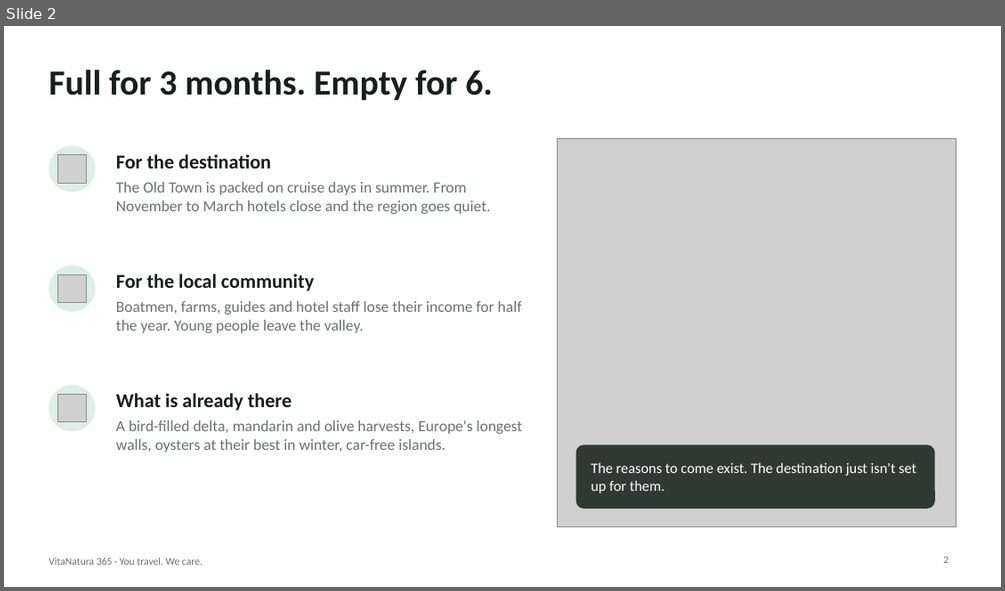
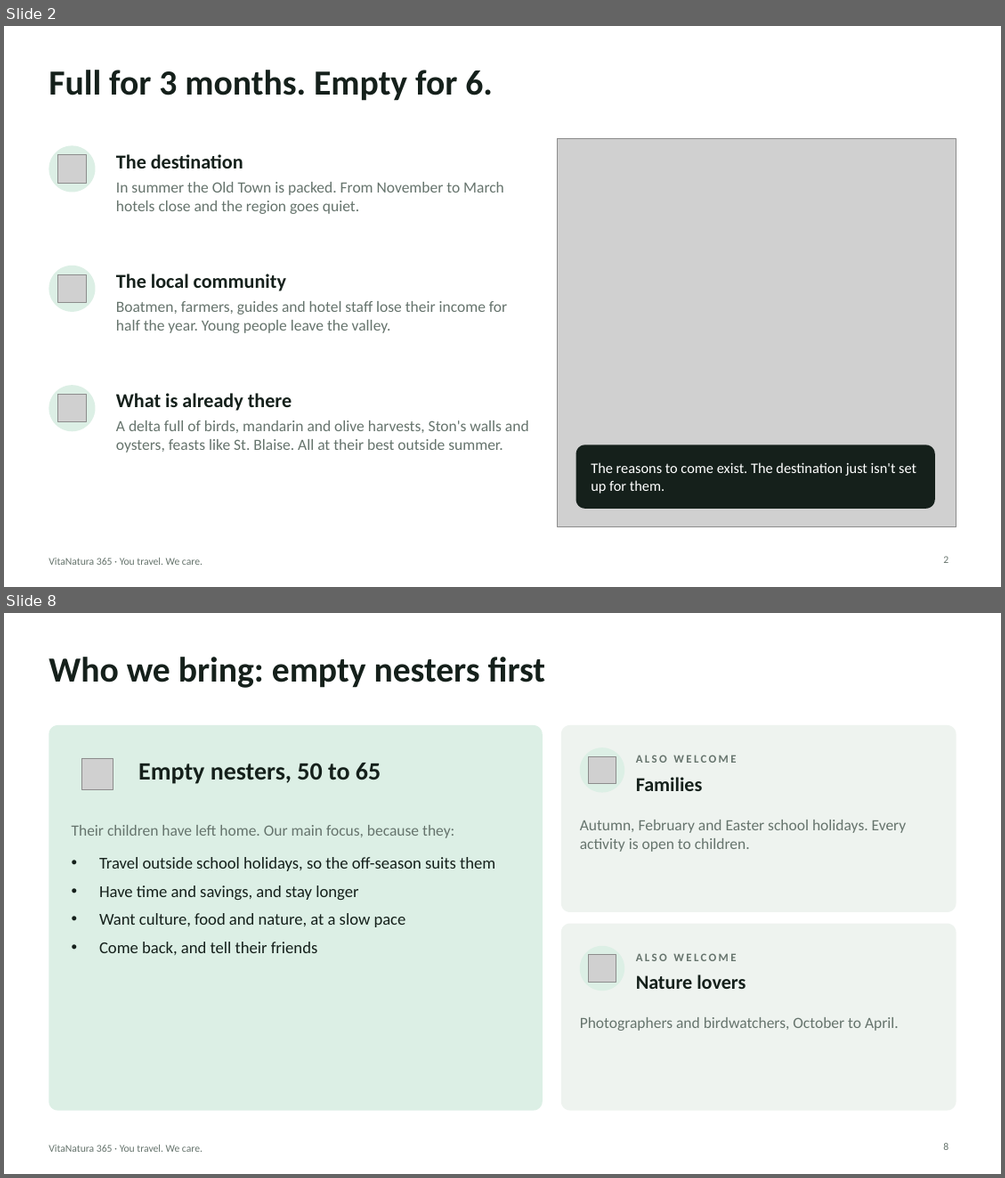
Before and after one commit to dk129213/VitaNatura, a slide deck: presentation/VitaNatura365-pitch.pptx. Shown one above the other, each under a label of ours: slide 2 before the commit, slides 2 and 8 after it; the slides between them are not shown. The pictures are 1005x591 and 1005x1178 pixels, drawn with LibreOffice and Linux fonts; fonts in the diff are those of the drawing; grey boxes stand for pictures. Boxes give left, top, right and bottom in pixels: in the first picture for what was removed or moved away, otherwise in the second. Text is boxed around its words. In the diff, an @@ line names an element or a change of style, - is before the commit and + after.

```diff
--- a/presentation/VitaNatura365-pitch.pptx
+++ b/presentation/VitaNatura365-pitch.pptx
@@ slide 8 added at (4, 613, 1001, 1174), background #FFFFFF; not listed: 1 template element that a slide beside it also shows @@
@@ title added at (48, 657, 546, 688), 34 pt, text #15201B, bold @@
+Who we bring: empty nesters first
@@ rounded rectangle added at (48, 725, 542, 1111), fill #DCEFE5 @@
@@ rounded rectangle added at (561, 725, 956, 912), fill #EEF3EF @@
@@ ellipse added at (72, 747, 123, 800), fill #DCEFE5 @@
@@ picture added at (81, 758, 113, 789) @@
@@ text added at (138, 763, 380, 784), 24 pt, text #15201B, bold @@
+Empty nesters, 50 to 65
@@ ellipse added at (580, 747, 624, 793), fill #DCEFE5 @@
@@ picture added at (589, 756, 615, 784) @@
@@ text added at (636, 755, 736, 763), 11 pt, text #66746D, bold @@
+ALSO WELCOME
@@ text added at (636, 777, 703, 791), 19 pt, text #15201B, bold @@
+Families
@@ text added at (72, 825, 454, 838), 15 pt, text #66746D @@
+Their children have left home. Our main focus, because they:
@@ text added at (580, 819, 906, 852), 15 pt, text #66746D @@
+Autumn, February and Easter school holidays. Every activity is open to children.
@@ text added at (99, 857, 495, 955), 16 pt, text #15201B @@
+• Travel outside school holidays, so the off-season suits them
+• Have time and savings, and stay longer
+• Want culture, food and nature, at a slow pace
+• Come back, and tell their friends
@@ rounded rectangle added at (561, 924, 956, 1111), fill #EEF3EF @@
@@ ellipse added at (580, 946, 624, 990), fill #DCEFE5 @@
@@ picture added at (589, 955, 615, 981) @@
@@ text added at (636, 953, 736, 961), 11 pt, text #66746D, bold @@
+ALSO WELCOME
@@ text added at (636, 974, 745, 989), 19 pt, text #15201B, bold @@
+Nature lovers
@@ text added at (580, 1017, 898, 1030), 15 pt, text #66746D @@
+Photographers and birdwatchers, October to April.
@@ page number added at (943, 1143, 948, 1150), 10 pt, text #66746D @@
+8
@@ slide 2 changed as well @@
@@ text at (116, 154, 243, 168): text changed @@
-For the destination
+The destination
@@ text at (116, 182, 504, 214): text changed @@
-The Old Town is packed on cruise days in summer. From November to March hotels close and the region goes quiet.
+In summer the Old Town is packed. From November to March hotels close and the region goes quiet.
@@ text at (116, 273, 286, 291): text changed @@
-For the local community
+The local community
@@ text at (116, 301, 507, 333): text changed @@
-Boatmen, farms, guides and hotel staff lose their income for half the year. Young people leave the valley.
+Boatmen, farmers, guides and hotel staff lose their income for half the year. Young people leave the valley.
@@ text at (116, 420, 529, 452): text changed @@
-A bird-filled delta, mandarin and olive harvests, Europe's longest walls, oysters at their best in winter, car-free islands.
+A delta full of birds, mandarin and olive harvests, Ston's walls and oysters, feasts like St. Blaise. All at their best outside summer.
@@ rounded rectangle at (576, 445, 935, 508): fill #15201B at 85% opacity to #15201B; proportions changed @@
```
Also in this commit, not shown: 2 other slides changed, 8 other slides added, 8 slides removed, 5 other files.
